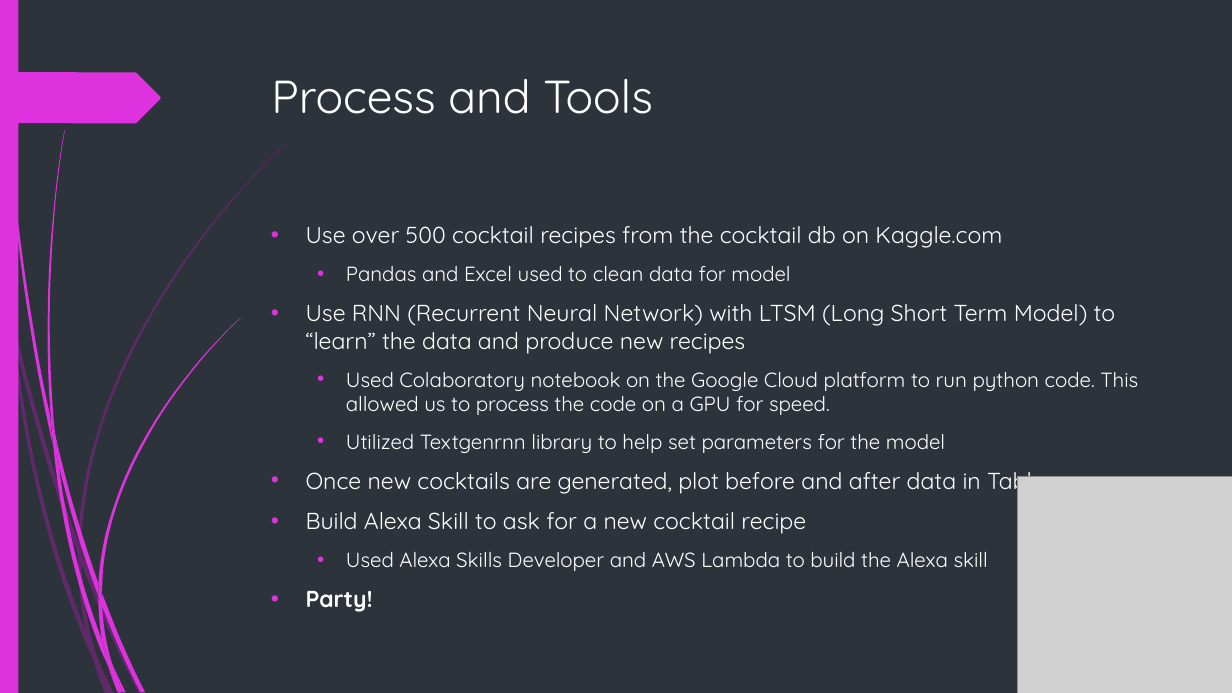
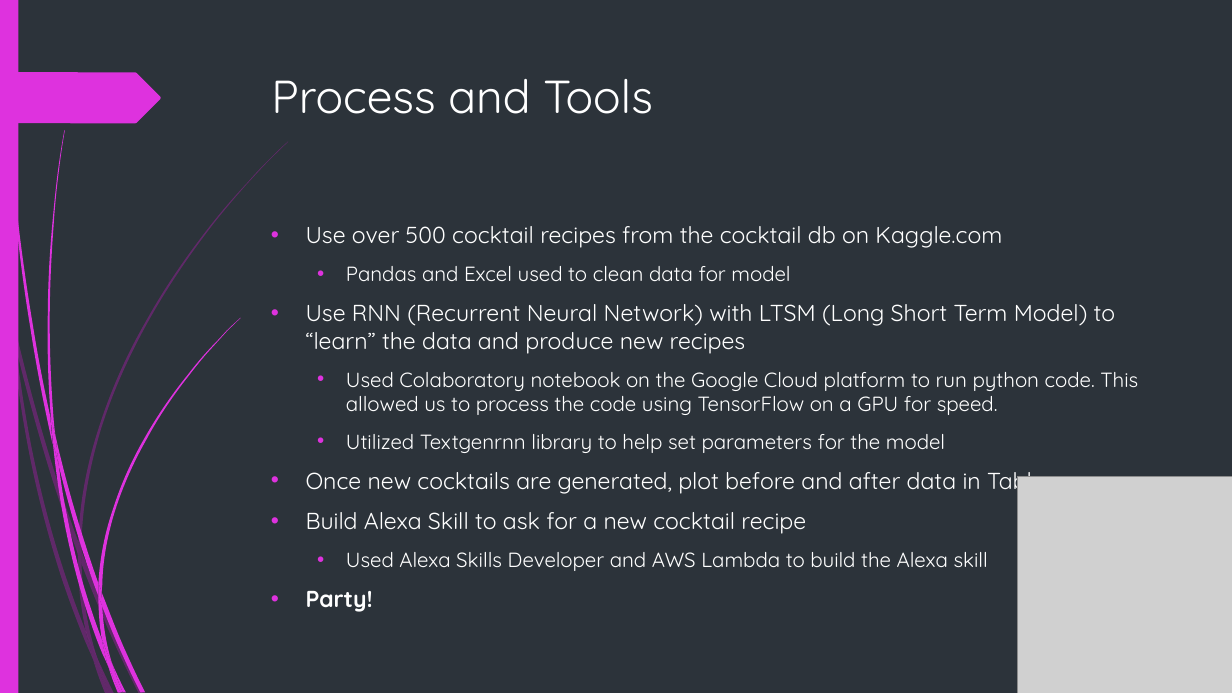
Before and after one commit to Archana584/ML_Barkeep, a slide deck: slide 2 of Machine Learning Barkeep Presentation.pptx. Drawn at 1232x693 pixels with LibreOffice and Linux fonts; fonts in the diff are those of the drawing; grey boxes stand for pictures; background and template pictures are left out. Boxes give left, top, right and bottom in pixels: in the first picture for what was removed or moved away, otherwise in the second. Text is boxed around its words. In the diff, an @@ line names an element or a change of style, - is before the commit and + after.

```diff
--- a/Machine Learning Barkeep Presentation.pptx
+++ b/Machine Learning Barkeep Presentation.pptx
@@ text at (346,372,1138,415): text changed @@
-  • Used Colaboratory notebook on the Google Cloud platform to run python code. This allowed us to process the code on a GPU for speed.
+  • Used Colaboratory notebook on the Google Cloud platform to run python code. This allowed us to process the code using TensorFlow on a GPU for speed.
```
